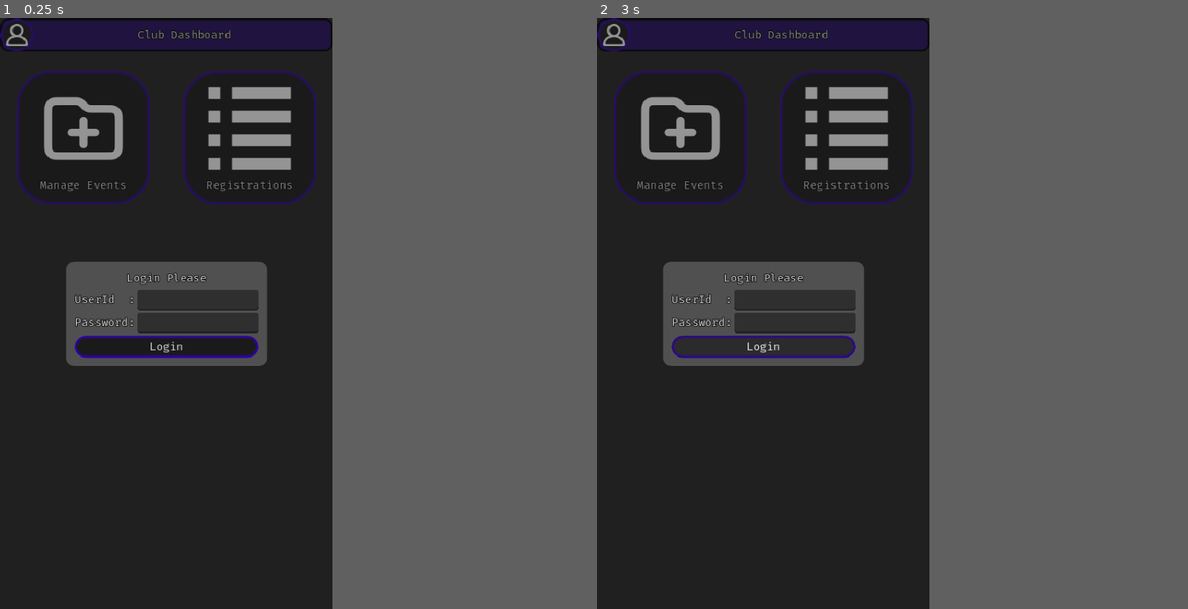
Above: before the commit, frames 1-2 (left to right).
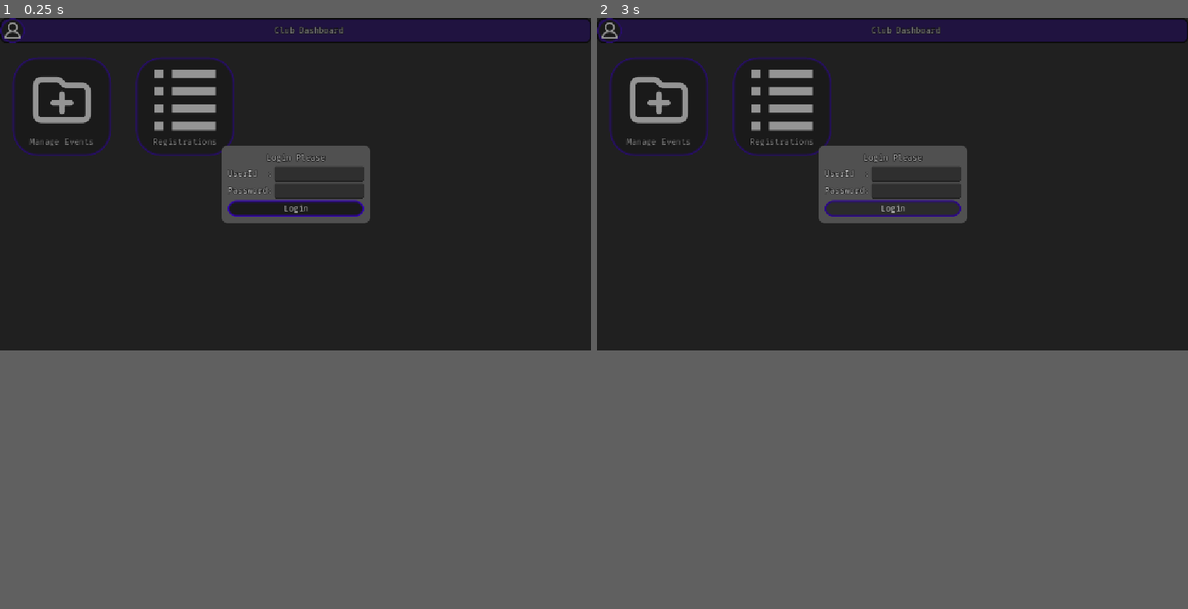
Above: after the commit, the same moments.

Repository: master172/clubdashboard
Game: Godot game, scene res://src/Main/Main.tscn
Two runs of this game, one before a commit and one after it. Both use one fixed random seed, a clock stepped at 60 frames per second and the inputs below.
Inputs (mouse positions are in pixels of both pictures, inside the frame that each line leads up to; where the layout moved, square brackets give the same spot in the first picture):
- Up to frame 1 (0.25 s): no input
- Up to frame 2 (3 s): click (602, 41) [614, 35] at 0.5 s; click (632, 177) [679, 136] at 1.25 s; click (703, 177) [845, 136] at 2 s; click "Login" at 2.75 s
In our replay, the window is 450x800 before the commit and 800x450 after it. These sizes can differ from the game's own. Grey fills any space a smaller window leaves; there, only what the larger window draws over its background counts as a difference.

The runs differ from the first frame. In frame 1, 12% of the frame differs, in the area x 0-100%, y 0-59%; in frame 2, 12%.

Commit message:
minor fixes

Diff:
--- a/project.godot
+++ b/project.godot
@@ -21,8 +21,6 @@
 
 [display]
 
-window/size/viewport_width=480
-window/size/viewport_height=853
 window/stretch/mode="canvas_items"
 window/stretch/aspect="expand"
 window/handheld/orientation=1
@@ -34,3 +32,4 @@
 [rendering]
 
 renderer/rendering_method="mobile"
+textures/vram_compression/import_etc2_astc=true
Not shown, added: export_presets.cfg
